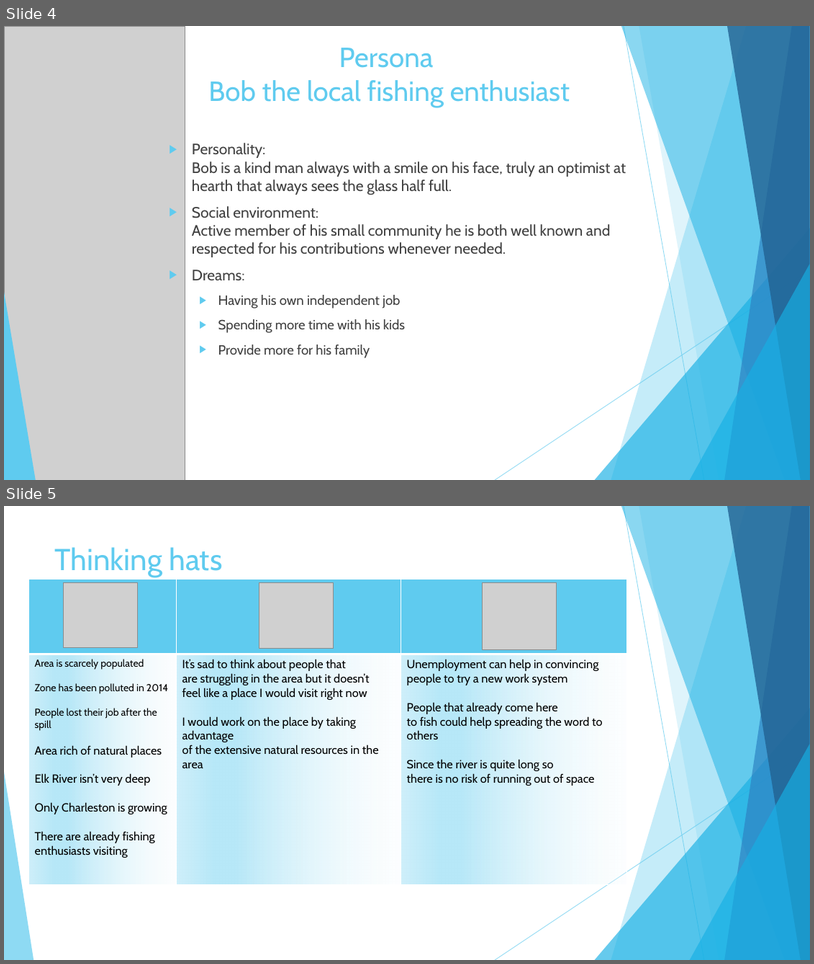
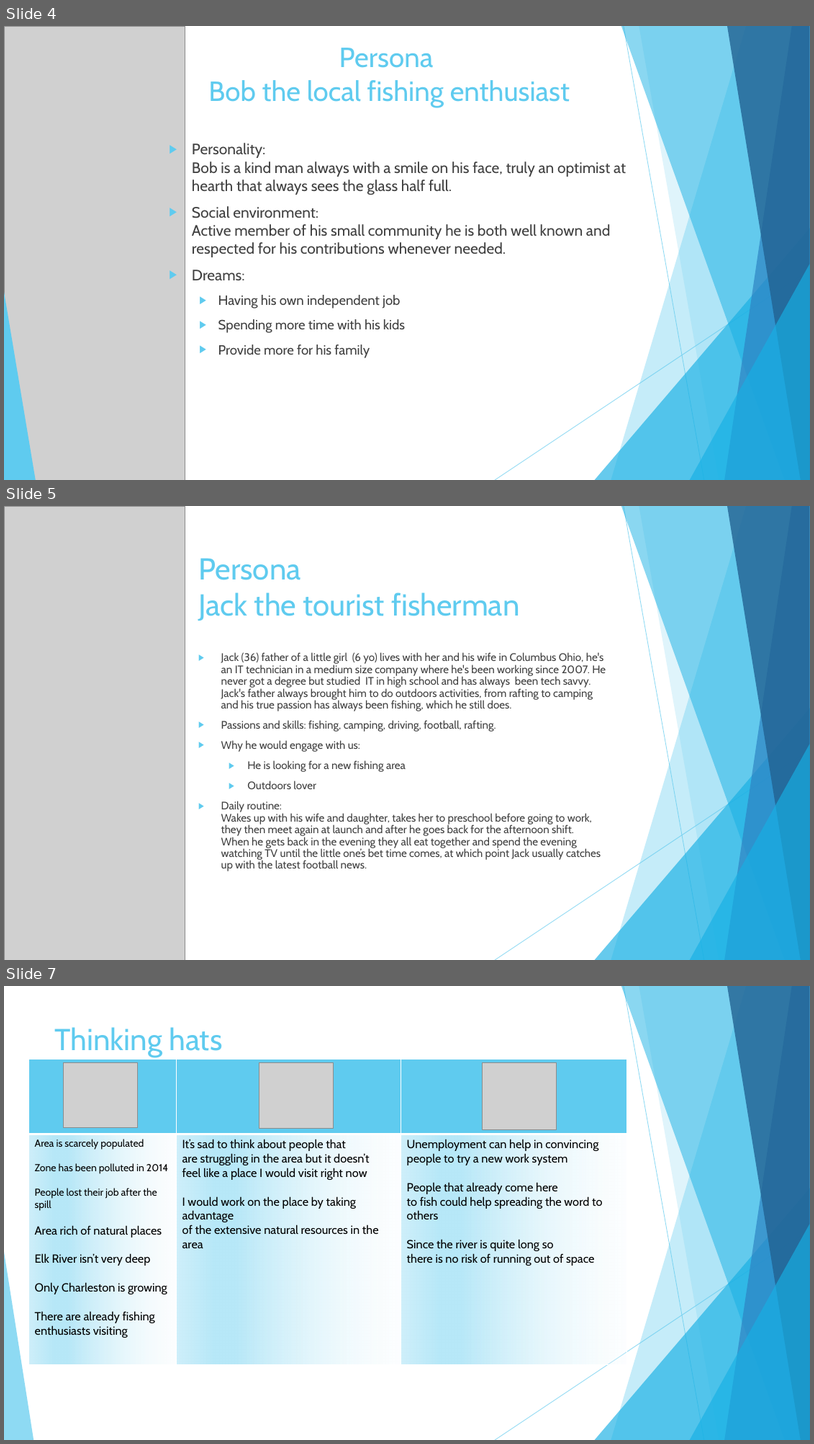
Before and after one commit to Riccardo95Facchini/DIL-2019, a slide deck: Presentation.pptx. Shown one above the other, each under a label of ours: slides 4 and 5 before the commit, slides 4, 5 and 7 after it; the slides between them are not shown. The pictures are 814x964 and 814x1444 pixels, drawn with LibreOffice and Linux fonts; fonts in the diff are those of the drawing; grey boxes stand for pictures. Boxes give left, top, right and bottom in pixels: in the first picture for what was removed or moved away, otherwise in the second. Text is boxed around its words. In the diff, an @@ line names an element or a change of style, - is before the commit and + after.

Commit message:
Added second persona, updated presentation with him too

```diff
--- a/Presentation.pptx
+++ b/Presentation.pptx
@@ slide 5 added at box(4, 506, 810, 960), background #FFFFFF; not listed: 10 template elements that a slide beside it also shows @@
@@ picture added at box(4, 506, 185, 960) @@
@@ title added at box(198, 558, 520, 620), 36 pt, text #5FCBEF @@
+Persona
+Jack the tourist fisherman
@@ text added at box(221, 652, 606, 871), 13 pt, text #404040 @@
+▶ Jack (36) father of a little girl (6 yo) lives with her and his wife in Columbus Ohio, he's an IT technician in a medium size company where he's been working since 2007. He never got a degree but studied IT in high school and has always been tech savvy. Jack's father always brought him to do outdoors activities, from rafting to camping and his true passion has always been fishing, which he still does.
+▶ Passions and skills: fishing, camping, driving, football, rafting.
+▶ Why he would engage with us:
+  ▶ He is looking for a new fishing area
+  ▶ Outdoors lover
+▶ Daily routine:
+  Wakes up with his wife and daughter, takes her to preschool before going to work, they then meet again at launch and after he goes back for the afternoon shift.
+  When he gets back in the evening they all eat together and spend the evening watching TV until the little one’s bet time comes, at which point Jack usually catches up with the latest football news.
@@ what was slide 5 is now slide 7 @@
```
Also in this commit, not shown: 1 other slide added, 5 other files.
